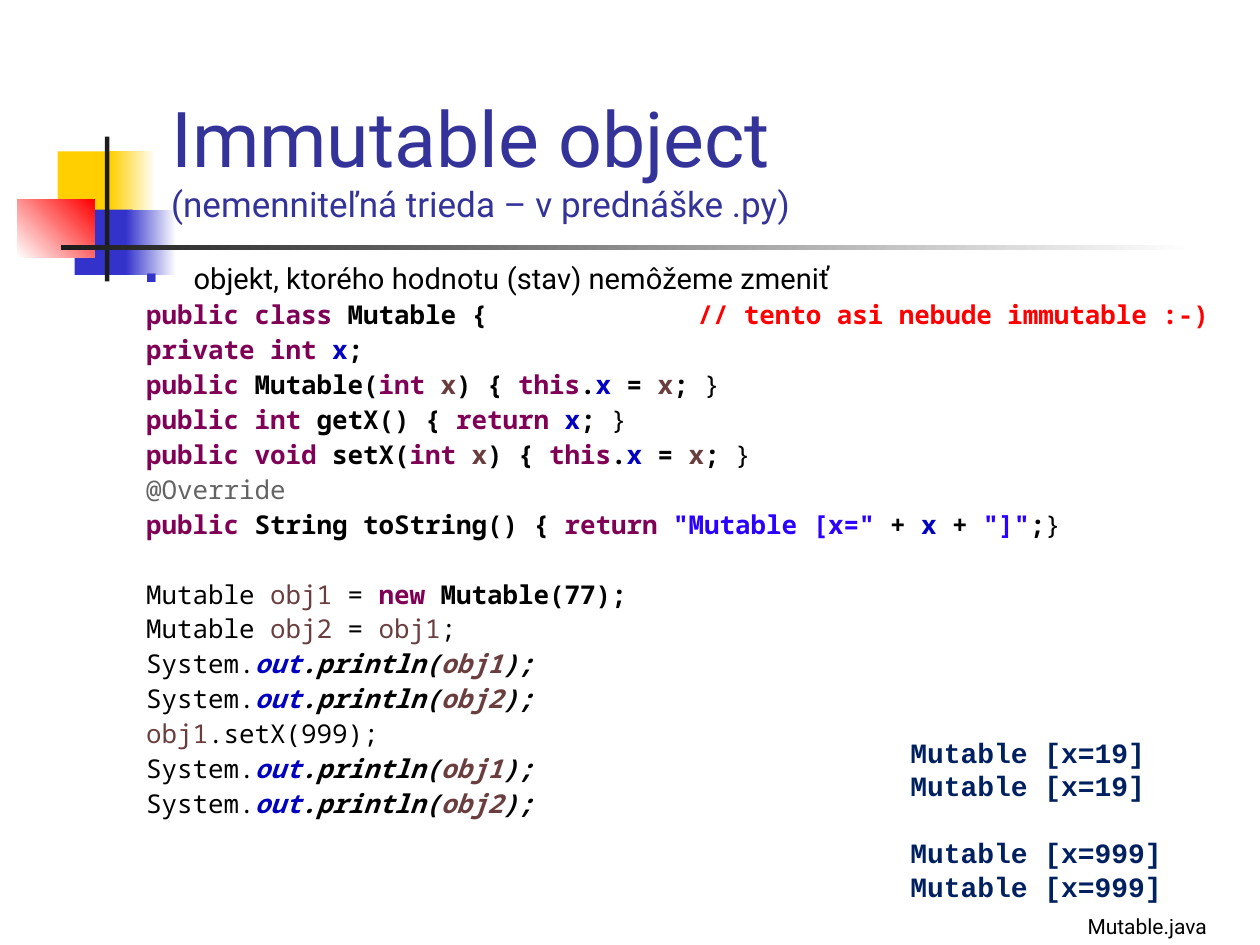
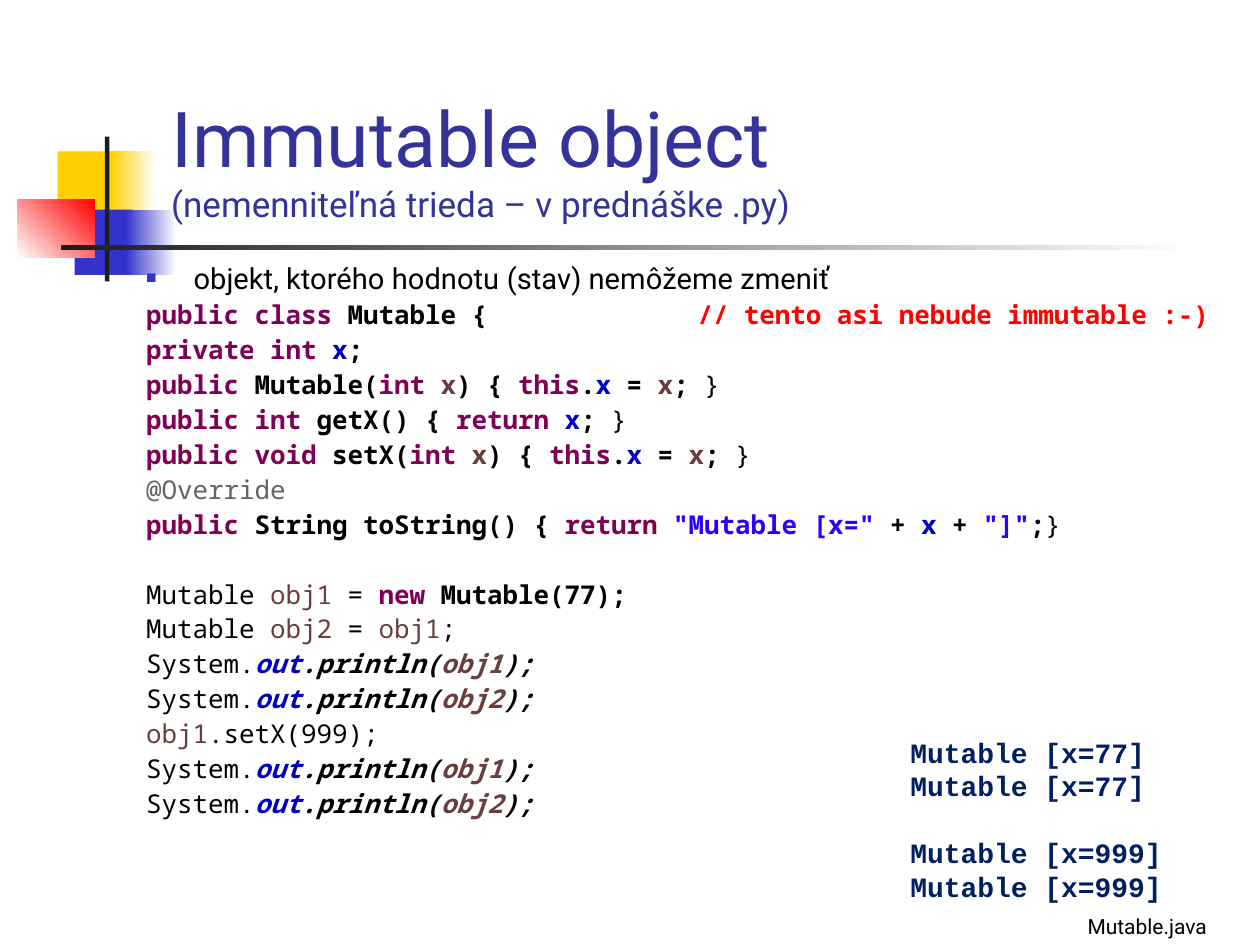
Before and after one commit to Programovanie4/Prednasky, a slide deck: slide 20 of 04/04_java.ppt. Drawn at 1260x945 pixels with LibreOffice and Linux fonts; fonts in the diff are those of the drawing. Boxes give left, top, right and bottom in pixels: in the first picture for what was removed or moved away, otherwise in the second. Text is boxed around its words. In the diff, an @@ line names an element or a change of style, - is before the commit and + after.

```diff
--- a/04/04_java.ppt
+++ b/04/04_java.ppt
@@ text at (910, 743, 1145, 802): text changed @@
-Mutable [x=19]
-Mutable [x=19]
+Mutable [x=77]
+Mutable [x=77]
```
Also in this commit, not shown: 2 other slides changed, 1 other file.
